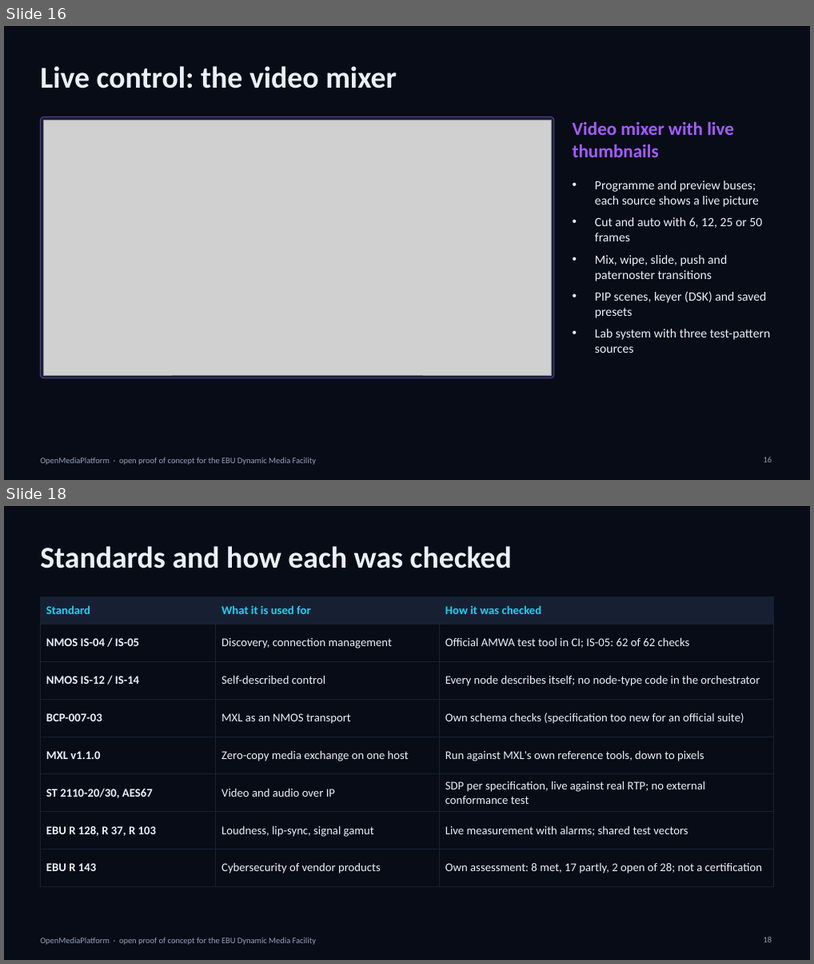
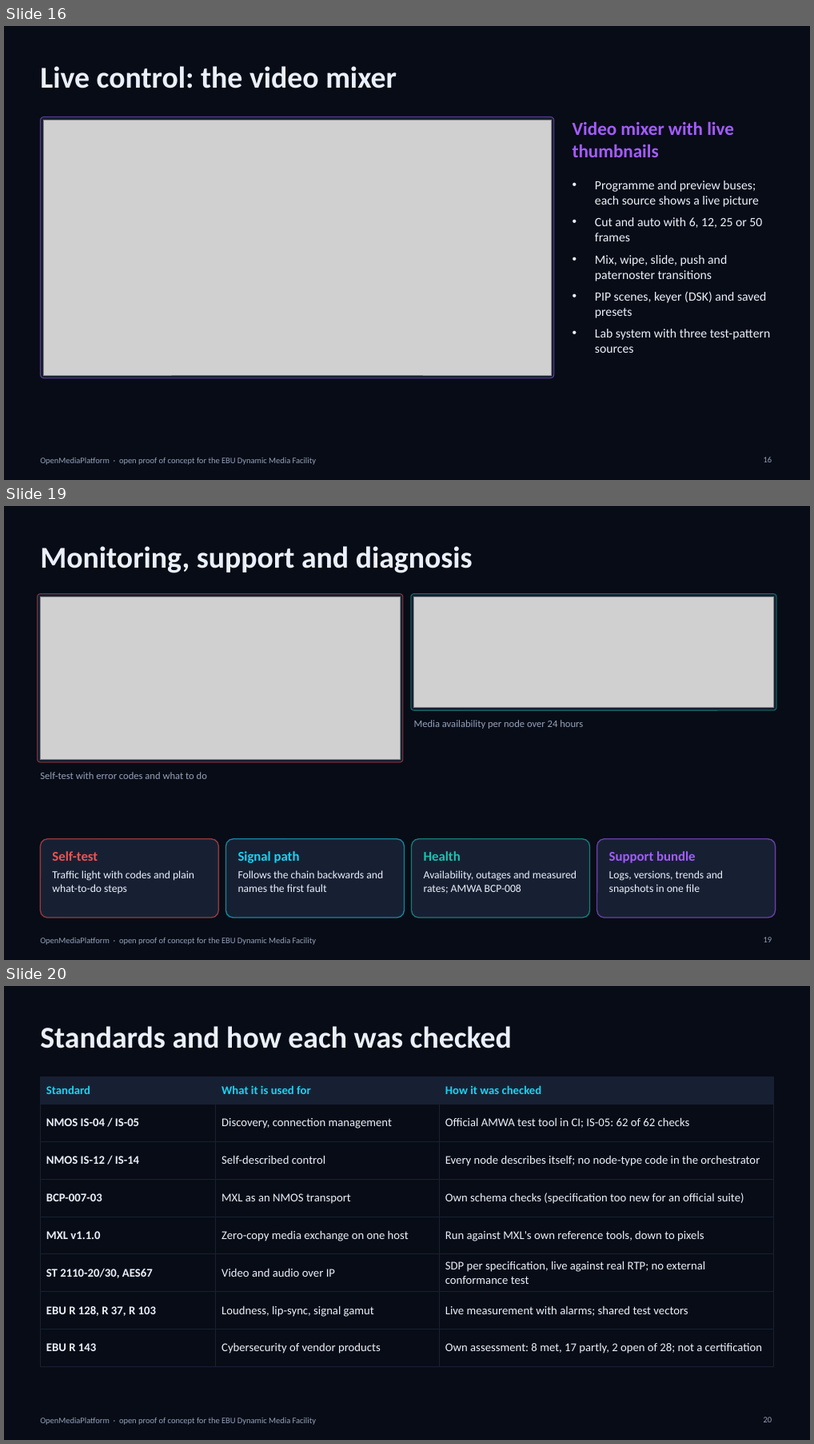
Before and after one commit to infantilo/open-media-platform, a slide deck: docs/ebu-diagrams/OMP-EBU-Presentation.pptx. Shown one above the other, each under a label of ours: slides 16 and 18 before the commit, slides 16, 19 and 20 after it; the slides between them are not shown. The pictures are 814x964 and 814x1444 pixels, drawn with LibreOffice and Linux fonts; fonts in the diff are those of the drawing; grey boxes stand for pictures. Boxes give left, top, right and bottom in pixels: in the first picture for what was removed or moved away, otherwise in the second. Text is boxed around its words. In the diff, an @@ line names an element or a change of style, - is before the commit and + after.

```diff
--- a/docs/ebu-diagrams/OMP-EBU-Presentation.pptx
+++ b/docs/ebu-diagrams/OMP-EBU-Presentation.pptx
@@ slide 19 added at box(4, 506, 810, 960), background #080C16; not listed: 1 template element that a slide beside it also shows @@
@@ title added at box(40, 546, 473, 573), 36 pt, text #EAF0FA, bold @@
+Monitoring, support and diagnosis
@@ rounded rectangle added at box(38, 594, 403, 762), fill #172033, outline #EF5350 1 pt @@
@@ picture added at box(40, 596, 400, 759) @@
@@ rounded rectangle added at box(411, 594, 777, 711), fill #172033, outline #19C3B0 1 pt @@
@@ picture added at box(414, 596, 774, 708) @@
@@ text added at box(414, 720, 583, 728), 12 pt, text #93A1BA @@
+Media availability per node over 24 hours
@@ text added at box(40, 772, 207, 779), 12 pt, text #93A1BA @@
+Self-test with error codes and what to do
@@ rounded rectangle added at box(40, 839, 218, 917), fill #172033, outline #EF5350 1.25 pt @@
@@ rounded rectangle added at box(226, 839, 405, 917), fill #172033, outline #19D3F3 1.25 pt @@
@@ rounded rectangle added at box(412, 839, 590, 917), fill #172033, outline #19C3B0 1.25 pt @@
@@ rounded rectangle added at box(598, 839, 776, 917), fill #172033, outline #A45CFF 1.25 pt @@
@@ text added at box(52, 851, 98, 860), 16 pt, text #EF5350, bold @@
+Self-test
@@ text added at box(238, 851, 300, 863), 16 pt, text #19D3F3, bold @@
+Signal path
@@ text added at box(424, 851, 461, 860), 16 pt, text #19C3B0, bold @@
+Health
@@ text added at box(610, 851, 695, 863), 16 pt, text #A45CFF, bold @@
+Support bundle
@@ text added at box(52, 870, 194, 893), 13 pt, text #EAF0FA @@
+Traffic light with codes and plain what-to-do steps
@@ text added at box(238, 870, 383, 892), 13 pt, text #EAF0FA @@
+Follows the chain backwards and names the first fault
@@ text added at box(424, 870, 577, 893), 13 pt, text #EAF0FA @@
+Availability, outages and measured rates; AMWA BCP-008
@@ text added at box(610, 870, 723, 893), 13 pt, text #EAF0FA @@
+Logs, versions, trends and snapshots in one file
@@ page number added at box(764, 936, 773, 942), 10 pt, text #93A1BA @@
+19
@@ what was slide 18 is now slide 20 @@
```
Also in this commit, not shown: 3 other slides added, 1 slide removed, 1 other file.
